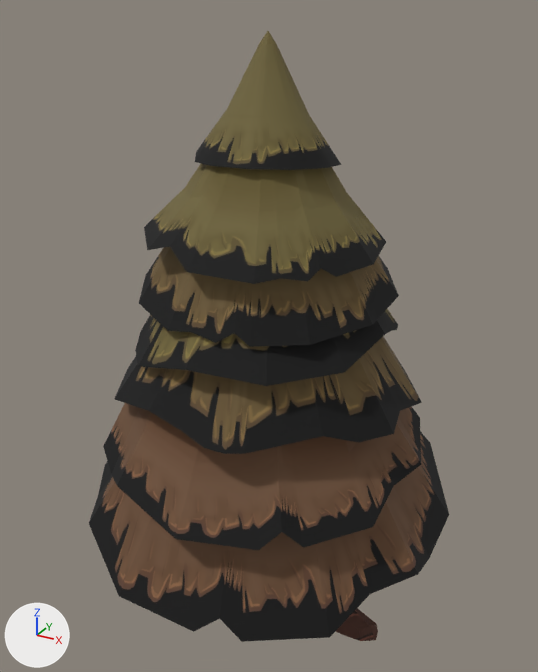
The FBX model Assets/Art/Models (No tocar)/Pine.FBX: old version first, new version second.
Camera for both pictures: a 50 mm lens placed at (0.486, -0.88, 0.855), pointed at (0.001, 0.001, 0.415). The lights are fixed; the arrows at lower left show +X, +Y and +Z. Where no turn or scale is listed for an object, it has been applied to the vertices.
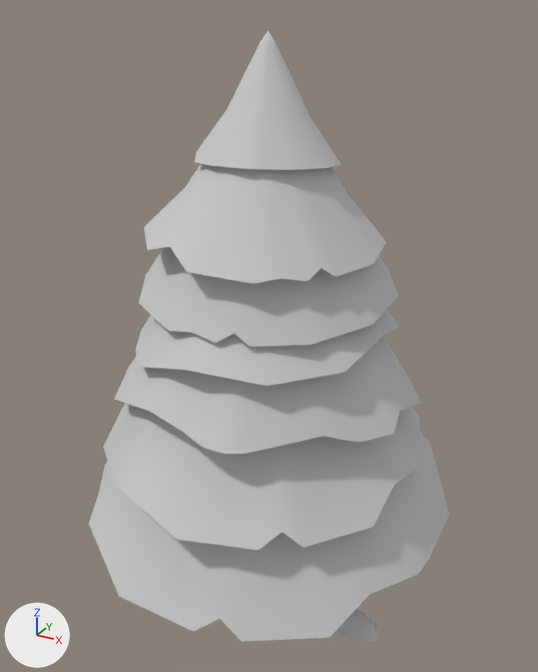
The edits, one by one:
In material 'Pine Leaf' (mat_pine_leaf), texture is no longer img_pine_leaf_png.
In material 'Pine Leaf' (mat_pine_leaf), base_color is now set to (0.588, 0.588, 0.588), light grey #cacaca.
In material 'Log' (mat_log), texture is no longer img_texture_wood_1_png.
In material 'Log' (mat_log), base_color is now set to (0.588, 0.588, 0.588), light grey #cacaca.
In material 'Light Leaf Pine' (mat_light_leaf_pine), texture is no longer img_pine_leaf_b_png.
In material 'Light Leaf Pine' (mat_light_leaf_pine), base_color is now set to (0.588, 0.588, 0.588), light grey #cacaca.
In material 'Dark Leaf Pine' (mat_dark_leaf_pine), texture is no longer img_pine_leaf_c_png.
In material 'Dark Leaf Pine' (mat_dark_leaf_pine), base_color is now set to (0.588, 0.588, 0.588), light grey #cacaca.

Boxes [x1, y1, x2, y2] around the edits, measured in the pictures (538 x 672 px):
'Cone003', surface changed
    both: [89, 31, 449, 642]
